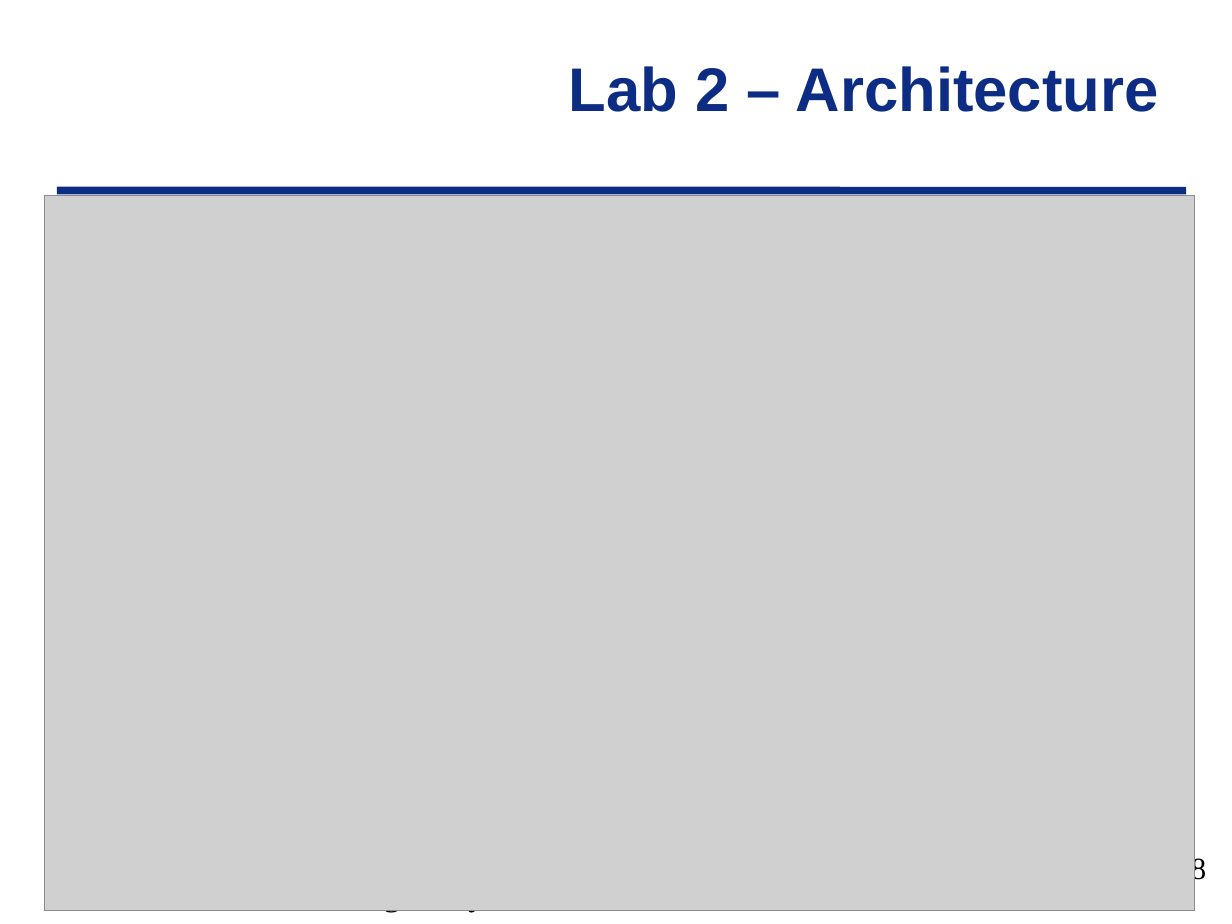
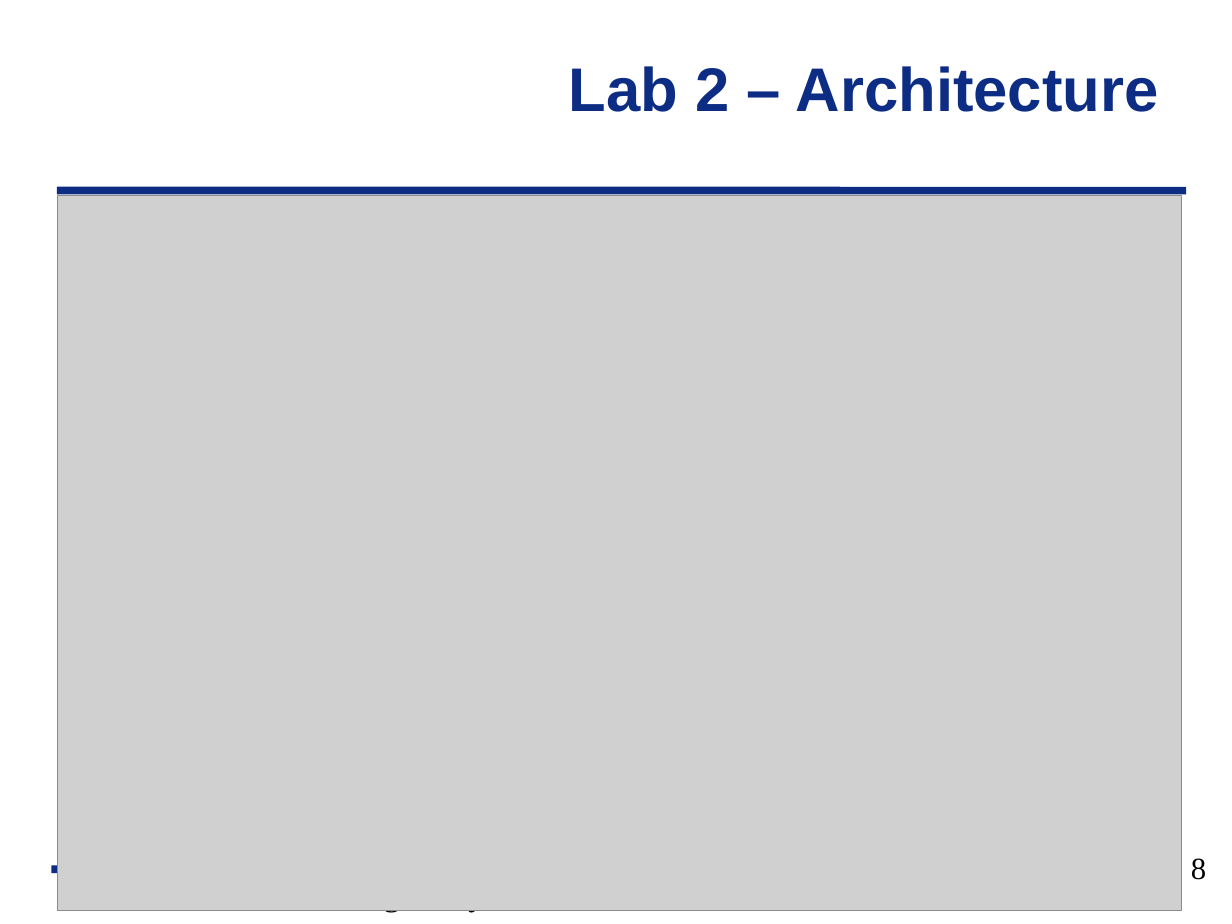
Before and after one commit to jfalkinburg/ECE383_web, a slide deck: slide 8 of lab/lab2/ECE_383_Lab2.pptx. Drawn at 1232x924 pixels with LibreOffice and Linux fonts; fonts in the diff are those of the drawing; grey boxes stand for pictures; background and template pictures are left out. Boxes give left, top, right and bottom in pixels: in the first picture for what was removed or moved away, otherwise in the second. Text is boxed around its words. In the diff, an @@ line names an element or a change of style, - is before the commit and + after.

```diff
--- a/lab/lab2/ECE_383_Lab2.pptx
+++ b/lab/lab2/ECE_383_Lab2.pptx
@@ picture: place and size @@
-picture at <box>44,196,1195,912</box>
+picture at <box>58,196,1181,912</box>
@@ line added from (52, 870) to (1180, 870), #0C2D83 4.5 pt @@
```
Also in this commit, not shown: 2 other slides changed, 6 other files.
